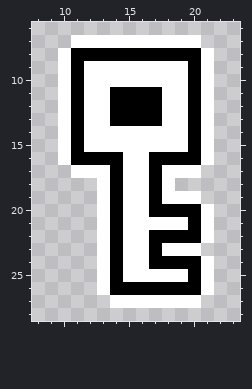
File history of a pixel-art file, ri-rehi/App/resources/img/key.aseprite. Above is the file before it was changed.
32x32 pixels, 1 frame. Shown: x 8..23, y 6..28.
After the commit:
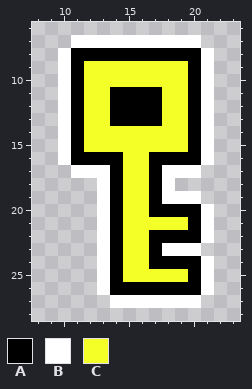
Palette (. is transparent): A #000000  B #ffffff  C #f3ff26
Diff:
y 9..10: x 12..19 BBBBBBBB -> CCCCCCCC
y 11..13: x 12..13 BB -> CC; x 18..19 BB -> CC
y 14..15: x 12..19 BBBBBBBB -> CCCCCCCC
y 16..20: x 15..16 BB -> CC
y 21: x 15..19 BBBBB -> CCCCC
y 22..24: x 15..16 BB -> CC
y 25: x 15..19 BBBBB -> CCCCC
Boxes around the changes in both pictures, in picture pixels (x1, y1, x2, y2):
changed: (84, 61, 188, 282)
